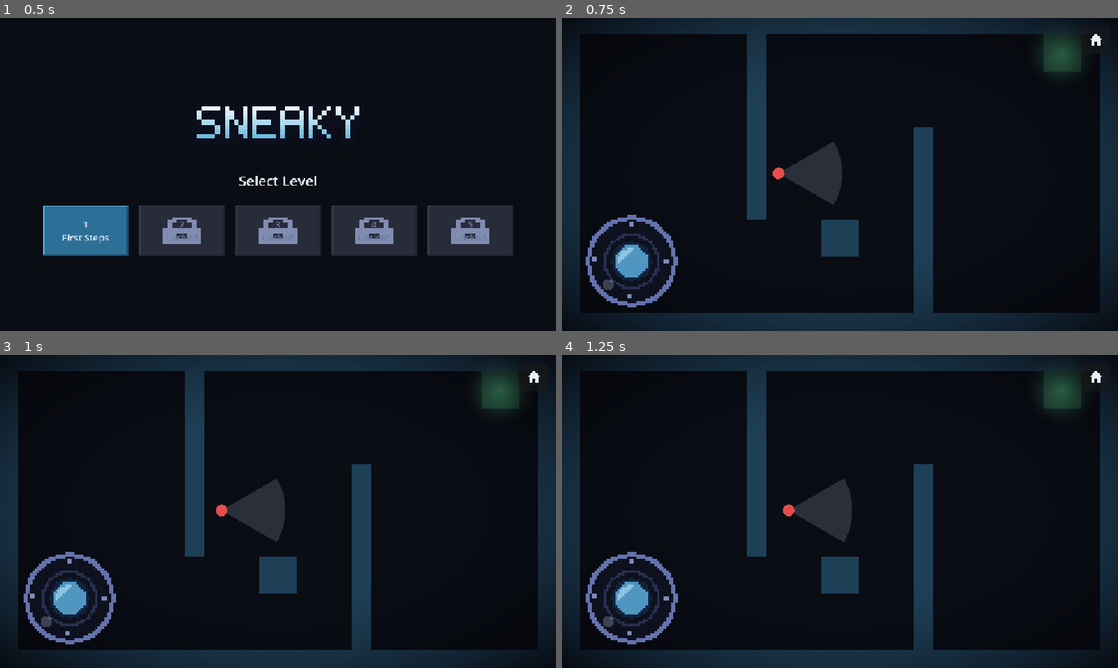
Above: before the commit, frames 1-4 (two rows, left to right).
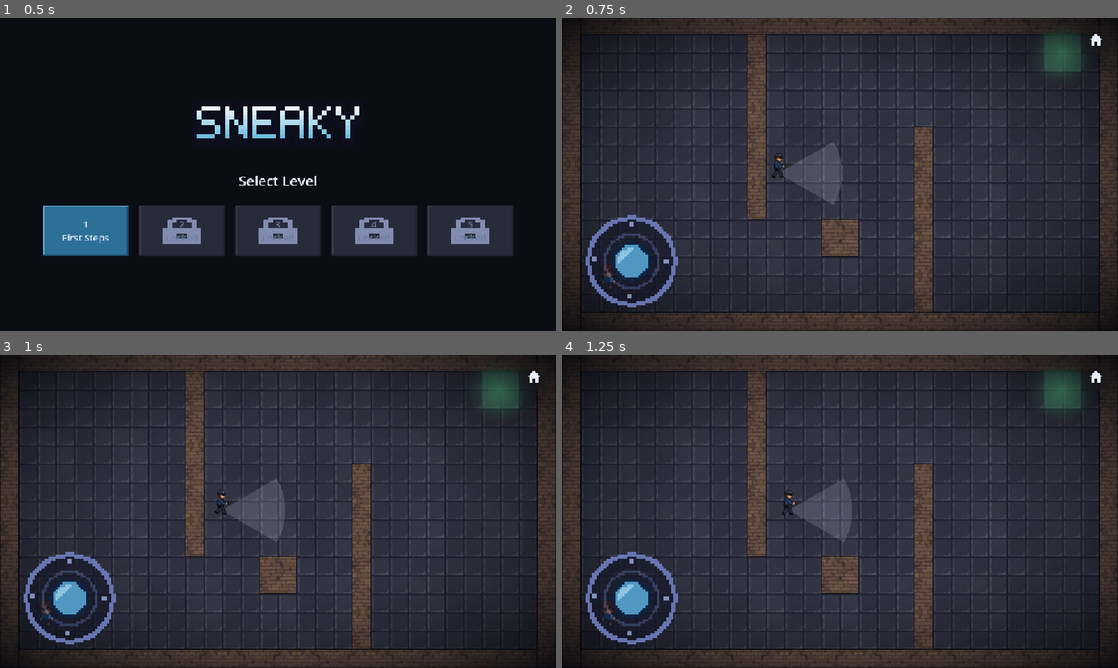
Above: after the commit, the same moments.

Repository: ckopp22/Sneaky
Game: Godot game, scene res://scenes/level_select.tscn
Same seed, same stepped clock (60 frames per second), same inputs: the game is played once before the commit and once after it.
Inputs:
- Up to frame 1 (0.5 s): no input
- Up to frame 2 (0.75 s): click "1 First Steps" at 0.5 s
- Up to frame 3 (1 s): no input
- Up to frame 4 (1.25 s): no input

Frame 1 is identical in both runs. In frame 2, 84% of the frame differs, in the area x 0-100%, y 0-100%; in frame 3, 84%; in frame 4, 84%.

Commit message:
Phase 4 (art): player/guard sprites, floor and wall tiles from sheets
Co-Authored-By: Claude Sonnet 5.5 <noreply@anthropic.com>

Diff:
--- /dev/null
+++ b/assets/sprites/boy1.json
@@ -0,0 +1 @@
+{"frame": [72, 104], "counts": {"down": 4, "up": 6, "left": 6, "right": 6}}
--- /dev/null
+++ b/assets/sprites/boy2.json
@@ -0,0 +1 @@
+{"frame": [72, 104], "counts": {"down": 4, "up": 4, "left": 8, "right": 7}}
--- /dev/null
+++ b/assets/sprites/guard.json
@@ -0,0 +1 @@
+{"frame": [72, 104], "counts": {"down": 4, "up": 4, "left": 8, "right": 8}}
--- /dev/null
+++ b/scripts/character_sprites.gd
@@ -0,0 +1,39 @@
+class_name CharacterSprites
+
+const DIRECTIONS: Array[String] = ["down", "up", "left", "right"]
+const DIR: String = "res://assets/sprites/"
+const SCALE: float = 0.5
+const FEET_Y: float = 10.0
+const FPS: float = 8.0
+
+
+static func create(character: String) -> AnimatedSprite2D:
+	var data: Dictionary = JSON.parse_string(FileAccess.get_file_as_string(DIR + character + ".json"))
+	var texture: Texture2D = load(DIR + character + ".png")
+	var frame: Array = data["frame"]
+	var frame_size := Vector2(frame[0], frame[1])
+	var counts: Dictionary = data["counts"]
+	var frames := SpriteFrames.new()
+	frames.remove_animation("default")
+	for row: int in DIRECTIONS.size():
+		var direction: String = DIRECTIONS[row]
+		frames.add_animation(direction)
+		frames.set_animation_speed(direction, FPS)
+		for i: int in int(counts[direction]):
+			var atlas := AtlasTexture.new()
+			atlas.atlas = texture
+			atlas.region = Rect2(Vector2(i, row) * frame_size, frame_size)
+			frames.add_frame(direction, atlas)
+	var sprite := AnimatedSprite2D.new()
+	sprite.sprite_frames = frames
+	sprite.animation = "down"
+	sprite.scale = Vector2(SCALE, SCALE)
+	sprite.texture_filter = CanvasItem.TEXTURE_FILTER_LINEAR
+	sprite.position = Vector2(0.0, FEET_Y - frame_size.y * SCALE / 2.0)
+	return sprite
+
+
+static func direction_name(vector: Vector2) -> String:
+	if absf(vector.x) > absf(vector.y):
+		return "right" if vector.x > 0.0 else "left"
+	return "down" if vector.y > 0.0 else "up"
--- a/scripts/config.gd
+++ b/scripts/config.gd
@@ -7,7 +7,7 @@
 const JOYSTICK_DEADZONE: float = 0.15
 
 const BACKGROUND_COLOR: Color = Color(0.04, 0.05, 0.08)
-const WALL_COLOR: Color = Color(0.12, 0.25, 0.34)
+const WALL_OUTLINE_COLOR: Color = Color(0.02, 0.03, 0.06, 0.7)
 const GOAL_COLOR: Color = Color(0.43, 1.0, 0.67, 0.2)
 const PLAYER_COLOR: Color = Color(0.85, 0.9, 1.0)
 
--- a/scripts/guard.gd
+++ b/scripts/guard.gd
@@ -8,6 +8,13 @@
 var _next: int = 1
 var _step_dir: int = 1
 var _pause_left: float = 0.0
+var _sprite: AnimatedSprite2D
+
+
+func _ready() -> void:
+	bubble_y = -72.0
+	_sprite = CharacterSprites.create("guard")
+	add_child(_sprite)
 
 
 func setup(data: Dictionary, tile: float) -> void:
@@ -23,11 +30,20 @@
 
 
 func _update_state(delta: float) -> void:
+	var moving: bool = _patrol(delta)
+	if moving:
+		_sprite.play(CharacterSprites.direction_name(facing))
+	else:
+		_sprite.stop()
+		_sprite.frame = 0
+
+
+func _patrol(delta: float) -> bool:
 	if path.size() < 2:
-		return
+		return false
 	if _pause_left > 0.0:
 		_pause_left -= delta
-		return
+		return false
 	var to_goal: Vector2 = path[_next] - position
 	var step: float = speed * delta
 	if to_goal.length() <= step:
@@ -36,10 +52,7 @@
 			_step_dir = -_step_dir
 		_next += _step_dir
 		_pause_left = pause_time
-	else:
-		facing = to_goal.normalized()
-		position += facing * step
-
-
-func _draw_body() -> void:
-	draw_circle(Vector2.ZERO, Config.GUARD_RADIUS, Config.GUARD_COLOR)
+		return false
+	facing = to_goal.normalized()
+	position += facing * step
+	return true
--- a/scripts/level.gd
+++ b/scripts/level.gd
@@ -4,6 +4,8 @@
 signal goal_reached
 signal player_spotted
 
+const FLOOR_TEXTURE: Texture2D = preload("res://assets/tiles/floor.png")
+const WALL_TEXTURE: Texture2D = preload("res://assets/tiles/wall.png")
 const GOAL_GLOW: Texture2D = preload("res://assets/ui/graphics/goal_glow.png")
 const GUARD_SCENE: PackedScene = preload("res://scenes/guard.tscn")
 const LIGHT_SCENE: PackedScene = preload("res://scenes/light.tscn")
@@ -89,7 +91,9 @@
 
 
 func _draw() -> void:
+	draw_texture_rect(FLOOR_TEXTURE, Rect2(Vector2.ZERO, map_size), true)
 	for wall: Rect2 in _walls:
-		draw_rect(wall, Config.WALL_COLOR)
+		draw_texture_rect(WALL_TEXTURE, wall, true)
+		draw_rect(wall, Config.WALL_OUTLINE_COLOR, false, 2.0)
 	draw_texture_rect(GOAL_GLOW, _goal.grow(32.0), false)
 	draw_rect(_goal, Config.GOAL_COLOR)
--- a/scripts/player.gd
+++ b/scripts/player.gd
@@ -6,7 +6,11 @@
 const UP_KEYS: Array[Key] = [KEY_W, KEY_UP]
 const DOWN_KEYS: Array[Key] = [KEY_S, KEY_DOWN]
 
+@export var character: String = "boy1"
+
 var joystick_vector: Vector2 = Vector2.ZERO
+
+var _sprite: AnimatedSprite2D
 
 @onready var _shape: CollisionShape2D = $CollisionShape2D
 
@@ -16,6 +20,8 @@
 	motion_mode = CharacterBody2D.MOTION_MODE_FLOATING
 	collision_layer = 1
 	collision_mask = Config.WALL_LAYER
+	_sprite = CharacterSprites.create(character)
+	add_child(_sprite)
 	(_shape.shape as CircleShape2D).radius = Config.PLAYER_RADIUS
 
 
@@ -25,6 +31,11 @@
 		direction = joystick_vector
 	velocity = direction * Config.PLAYER_SPEED
 	move_and_slide()
+	if velocity == Vector2.ZERO:
+		_sprite.stop()
+		_sprite.frame = 0
+	else:
+		_sprite.play(CharacterSprites.direction_name(velocity))
 
 
 func set_joystick_vector(vector: Vector2) -> void:
@@ -42,7 +53,3 @@
 		if Input.is_physical_key_pressed(key):
 			return true
 	return false
-
-
-func _draw() -> void:
-	draw_circle(Vector2.ZERO, Config.PLAYER_RADIUS, Config.PLAYER_COLOR)
--- a/scripts/vision.gd
+++ b/scripts/vision.gd
@@ -9,6 +9,7 @@
 var view_range: float = Config.GUARD_RANGE
 var facing: Vector2 = Vector2.RIGHT
 var active: bool = true
+var bubble_y: float = -42.0
 var cone_color: Color = Config.VISION_COLOR
 
 var _seen_time: float = 0.0
@@ -84,4 +85,4 @@
 			draw_colored_polygon(PackedVector2Array([Vector2.ZERO, a, b]), color)
 	_draw_body()
 	if _seen_time > 0.0:
-		draw_texture(ALERT_BUBBLE, Vector2(-11.0, -42.0))
+		draw_texture(ALERT_BUBBLE, Vector2(-11.0, bubble_y))
Binary file added: assets/sprites/boy1.png
Not shown, added: assets/sprites/boy1.png.import
Binary file added: assets/sprites/boy2.png
Not shown, added: assets/sprites/boy2.png.import
Binary file added: assets/sprites/guard.png
Not shown, added: assets/sprites/guard.png.import
Binary file added: assets/tiles/floor.png
Not shown, added: assets/tiles/floor.png.import
Binary file added: assets/tiles/wall.png
Not shown, added: assets/tiles/wall.png.import
Not shown, added: scripts/character_sprites.gd.uid
Not shown, changed: docs/index.html
(and 1 more such lines)
